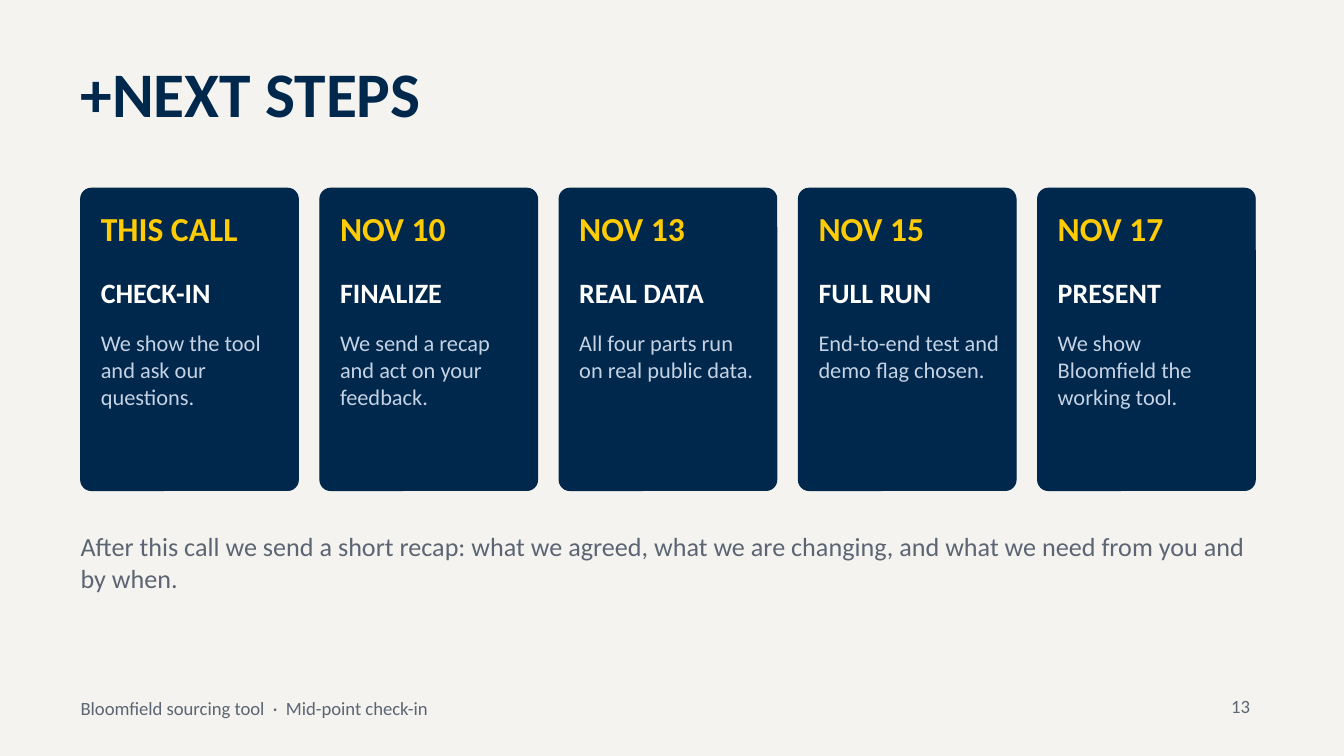
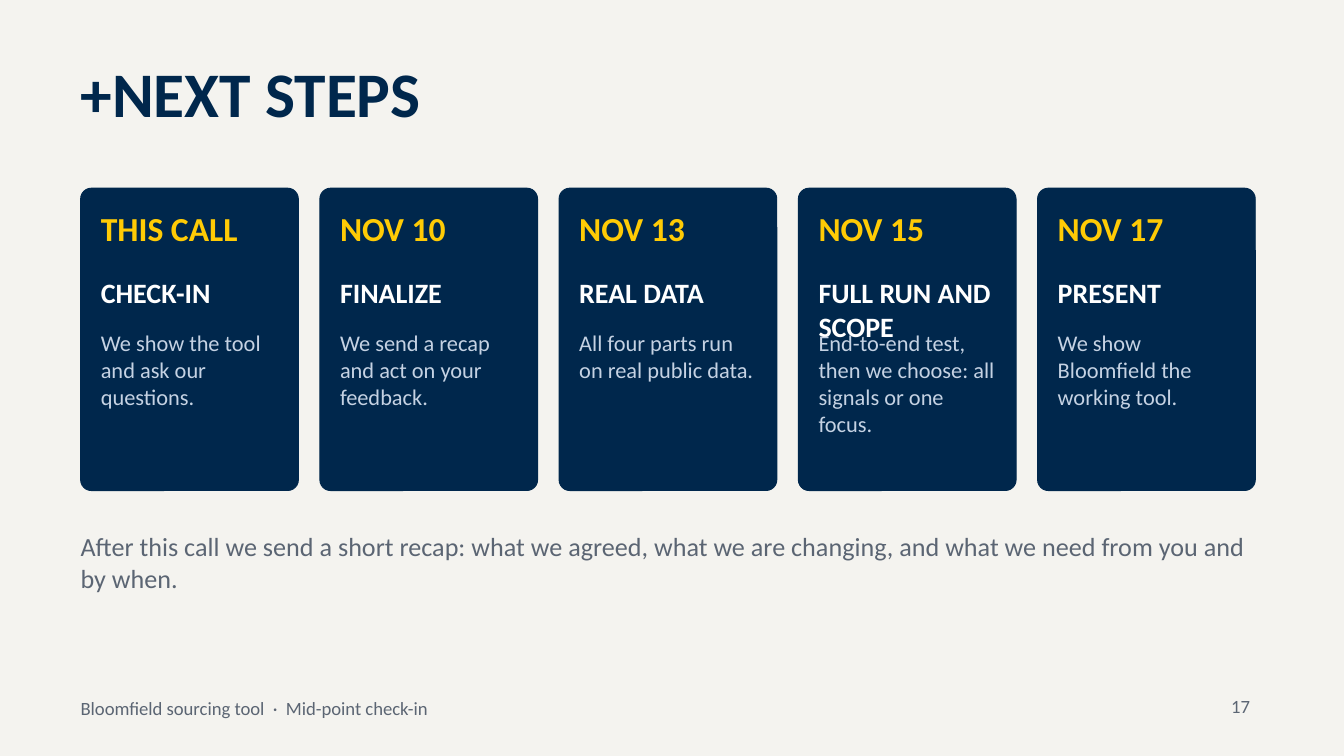
Before and after one commit to Ross-Business-Tech/Bloomfield-Project-2, a slide deck: slide 17 of pipeline/demo/deck/Bloomfield_Midpoint_Deck.pptx (slide 13 before the commit). Drawn at 1344x756 pixels with LibreOffice and Linux fonts; fonts in the diff are those of the drawing. Boxes give left, top, right and bottom in pixels: in the first picture for what was removed or moved away, otherwise in the second. Text is boxed around its words. In the diff, an @@ line names an element or a change of style, - is before the commit and + after.

```diff
--- a/pipeline/demo/deck/Bloomfield_Midpoint_Deck.pptx
+++ b/pipeline/demo/deck/Bloomfield_Midpoint_Deck.pptx
@@ text at bbox=[819, 285, 991, 343]: text changed @@
-FULL RUN
+FULL RUN AND SCOPE
@@ text at bbox=[819, 332, 994, 432]: text changed @@
-End-to-end test and demo flag chosen.
+End-to-end test, then we choose: all signals or one focus.
@@ page number at bbox=[1231, 701, 1250, 713]: text changed @@
-13
+17
```
Also in this commit, not shown: 2 other slides changed, 6 slides added, 2 slides removed, 8 other files.
